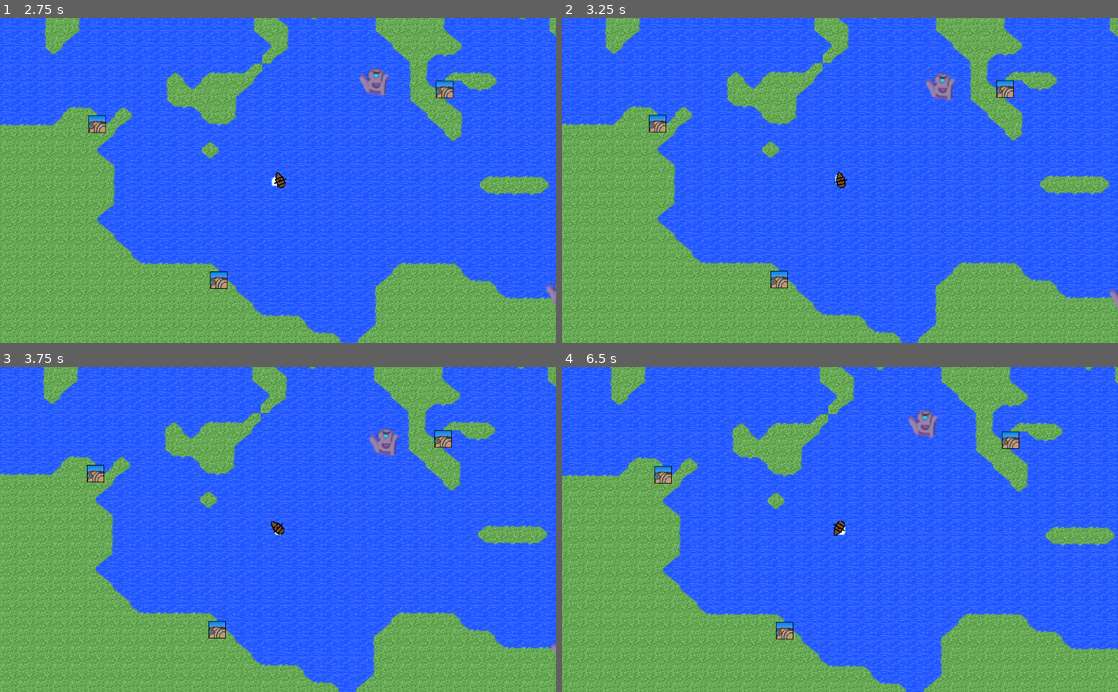
Above: before the commit, frames 1-4 (two rows, left to right).
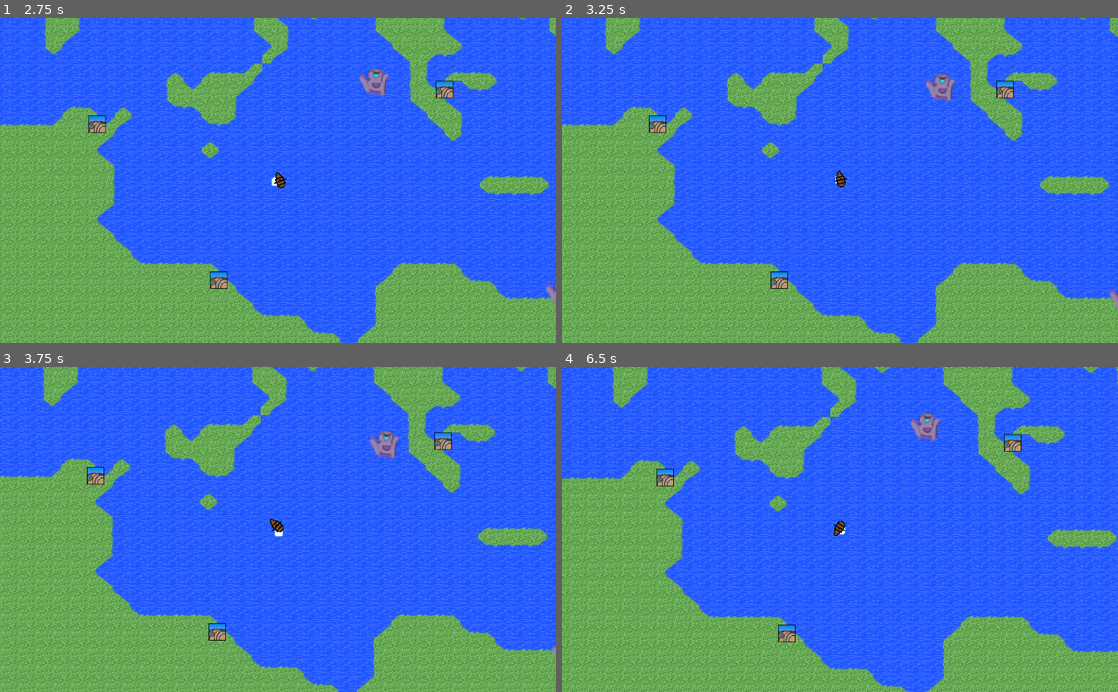
Above: after the commit, the same moments.

Repository: najarvis/SailingFromCarthage
Game: Godot game, scene res://Scenes/Sailing.tscn
Two runs of this game, one before a commit and one after it. Both use one fixed random seed, a clock stepped at 60 frames per second and the inputs below.
Inputs:
- Up to frame 1 (2.75 s): hold Right (ui_right) 0.53-1.28 s; hold Down (ui_down) 1.28-2.03 s; hold Right (ui_right) from 2.03 s (still down)
- Up to frame 2 (3.25 s): release Right (ui_right) at 2.78 s; hold Up (ui_up) from 2.78 s (still down)
- Up to frame 3 (3.75 s): release Up (ui_up) at 3.53 s; hold Left (ui_left) from 3.53 s (still down)
- Up to frame 4 (6.5 s): release Left (ui_left) at 5.03 s; hold Down (ui_down) 5.03-5.78 s; hold Right (ui_right) from 5.78 s (still down)

Frame 1 is identical in both runs. In frame 2, 8.0% of the frame differs, in the area x 0-100%, y 0-100%; in frame 3, 23%; in frame 4, 24%.

Commit message:
Continuing work on ai

Diff:
--- a/Assets/Scripts/StateMachine.gd
+++ b/Assets/Scripts/StateMachine.gd
@@ -1,6 +1,7 @@
 extends Node
 
-var states = {"Idle": IdleState.new()}
+var states = {"Idle": IdleState.new(),
+              "Sailing": SileToDestState.new()}
 var current_state_name = "Idle"
 var current_state = null
 
@@ -32,8 +33,9 @@
 	func get_name(): # Must be overridden
 		assert(false)
 
-	func enter(player):
+	func enter(player, state_data):
 		self.player = player
+		self.state_data = state_data
 
 	func do_actions(delta):
 		pass
@@ -45,3 +47,21 @@
 
 	func get_name():
 		return "Idle"
+
+class SailToDestState extends state:
+
+	func get_name():
+		return "Sailing"
+
+	func do_actions(delta):
+		var dest = self.state_data["destination"]
+		var direction = dest - self.player.position
+		var ori = atan2(direction.y, direction.x)
+		self.player.turn(clamp(ori-player.get_orientation, -3.0, 3.0), delta)
+
+	func exit():
+		var min_radius = 8.0
+		var dest = self.state_data["destination"]
+
+		if pow(dest.x - player.position.x, 2) + pow(dest.y - player.position.y, 2) < min_radius * min_radius:
+			return "Idle"
--- a/Assets/Scripts/World.gd
+++ b/Assets/Scripts/World.gd
@@ -6,9 +6,10 @@
 var selected_city
 
 func _ready():
-	pass
+	set_up_camera()
 
 func go_to_city(pos):
+	# Cities are actually generated when you first visit them.
 	var city_coord = to_coord(pos)
 	if cities.has(city_coord):
 		selected_city = cities[city_coord]
@@ -16,8 +17,12 @@
 		selected_city = city_class.new()
 		cities[city_coord] = selected_city
 
+	# Force the player to face away from a city after docking.
+	var center = get_center_pos(to_coord(pos))
+	var diff = pos - center
 	$Player.s.sailing_speed = 0.0
-	$Player.s.turn_complete(PI)
+	$Player.s.set_orientation(atan2(diff.y, diff.x))
+
 	get_tree().paused = true
 	get_node("CanvasLayer/CityTradeScreen").show()
 	$CanvasLayer/CityTradeScreen.update_text(selected_city)
@@ -27,8 +32,14 @@
 	get_node("CanvasLayer/CityTradeScreen").hide()
 
 func to_coord(pos):
+	# Converts an in-game position into a tile_map coordinate.
 	var cell_size = $TileMap.cell_size
 	return [floor(pos.x / cell_size.x), floor(pos.y / cell_size.y)]
+
+func get_center_pos(cell_coord):
+	# Converts a tile_map coordinate to the a position corresponding to the center of the tile it's associated with.
+	var size = $TileMap.cell_size
+	return Vector2((cell_coord[0] + 0.5) * size.x, (cell_coord[1] + 0.5) * size.y)
 
 func buy_resource(resource):
 	var p = selected_city.get_price(resource, "buy")
@@ -46,3 +57,15 @@
 			selected_city.adjust_price(resource, -1) # Supply up, price down
 
 	$CanvasLayer/CityTradeScreen.update_text(selected_city)
+
+func set_up_camera():
+	# Prevent the player from being able to see the edges of the screen.
+	$Player/Player/Camera2D.set_limits(get_map_limits())
+
+func get_map_limits():
+	var map_limits = $TileMap.get_used_rect()
+	var cell_size = $TileMap.cell_size
+	return [map_limits.position.x * cell_size.x,
+	        map_limits.end.x * cell_size.x,
+			map_limits.position.y * cell_size.y,
+			map_limits.end.y * cell_size.y]
--- a/Assets/Scripts/ship_class.gd
+++ b/Assets/Scripts/ship_class.gd
@@ -9,8 +9,9 @@
 	var sailing_speed
 	var target
 	var acc_fac = 0.9
+	var turn_rate
 
-	var _max_speed = 30.0
+	var _max_speed = 60.0
 	var _max_reverse_speed = -30.0
 
 	func _init(pos):
@@ -56,6 +57,7 @@
 		self.set_orientation(self.orientation + orientation_change_delta * fac)
 
 	func turn(orientation_change, delta):
+		# Use this to turn a certain number of radians per second.
 		var fac = self.sailing_speed / _max_speed
 		fac = 1.0
 		self.set_orientation(self.orientation + (orientation_change * delta * fac))
--- /dev/null
+++ b/Scenes/GameCamera.gd
@@ -0,0 +1,16 @@
+extends Camera2D
+
+# Declare member variables here. Examples:
+# var a = 2
+# var b = "text"
+
+# Called when the node enters the scene tree for the first time.
+func _ready():
+	pass
+
+func set_limits(rect):
+	# rect is in the form [leftmost_x, rightmost_x, smallest_y, largest_y]
+	limit_left = rect[0]
+	limit_right = rect[1]
+	limit_top = rect[2]
+	limit_bottom = rect[3]
--- a/Scenes/Sailing.tscn
+++ b/Scenes/Sailing.tscn
@@ -7,18 +7,19 @@
 [ext_resource path="res://Assets/Scripts/sailing_input.gd" type="Script" id=5]
 [ext_resource path="res://Assets/Shaders/color_key.shader" type="Shader" id=6]
 [ext_resource path="res://Assets/Ships/ShipTest1.png" type="Texture" id=7]
-[ext_resource path="res://Assets/Sfx/WaveNoise.wav" type="AudioStream" id=8]
-[ext_resource path="res://Assets/Scripts/CityTradeScreen.gd" type="Script" id=9]
-[ext_resource path="res://Assets/UI/Close.png" type="Texture" id=10]
-[ext_resource path="res://Assets/UI/Coin.png" type="Texture" id=11]
-[ext_resource path="res://Assets/UI/Food.png" type="Texture" id=12]
-[ext_resource path="res://Assets/UI/Wood.png" type="Texture" id=13]
-[ext_resource path="res://Assets/UI/Metal.png" type="Texture" id=14]
-[ext_resource path="res://Assets/UI/TOOLS.png" type="Texture" id=15]
-[ext_resource path="res://Assets/UI/Salt.png" type="Texture" id=16]
-[ext_resource path="res://Assets/Sfx/Success.wav" type="AudioStream" id=17]
-[ext_resource path="res://Assets/Entities/BaseMonster.tscn" type="PackedScene" id=18]
-[ext_resource path="res://Assets/Music/SailingTheme.ogg" type="AudioStream" id=19]
+[ext_resource path="res://Scenes/GameCamera.gd" type="Script" id=8]
+[ext_resource path="res://Assets/Sfx/WaveNoise.wav" type="AudioStream" id=9]
+[ext_resource path="res://Assets/Scripts/CityTradeScreen.gd" type="Script" id=10]
+[ext_resource path="res://Assets/UI/Close.png" type="Texture" id=11]
+[ext_resource path="res://Assets/UI/Coin.png" type="Texture" id=12]
+[ext_resource path="res://Assets/UI/Food.png" type="Texture" id=13]
+[ext_resource path="res://Assets/UI/Wood.png" type="Texture" id=14]
+[ext_resource path="res://Assets/UI/Metal.png" type="Texture" id=15]
+[ext_resource path="res://Assets/UI/TOOLS.png" type="Texture" id=16]
+[ext_resource path="res://Assets/UI/Salt.png" type="Texture" id=17]
+[ext_resource path="res://Assets/Sfx/Success.wav" type="AudioStream" id=18]
+[ext_resource path="res://Assets/Entities/BaseMonster.tscn" type="PackedScene" id=19]
+[ext_resource path="res://Assets/Music/SailingTheme.ogg" type="AudioStream" id=20]
 
 [sub_resource type="CircleShape2D" id=1]
 
@@ -178,10 +179,10 @@
 rotating = false
 current = true
 zoom = Vector2( 1, 1 )
-limit_left = -10000000
-limit_top = -10000000
-limit_right = 10000000
-limit_bottom = 10000000
+limit_left = -50
+limit_top = 50
+limit_right = 50
+limit_bottom = -50
 limit_smoothed = false
 drag_margin_h_enabled = true
 drag_margin_v_enabled = true
@@ -196,7 +197,8 @@
 editor_draw_screen = true
 editor_draw_limits = false
 editor_draw_drag_margin = false
-_sections_unfolded = [ "Drag Margin", "Smoothing", "Transform" ]
+script = ExtResource( 8 )
+_sections_unfolded = [ "Drag Margin", "Limit", "Transform" ]
 
 [node name="Particles2D" type="Particles2D" parent="Player/Player"]
 show_behind_parent = true
@@ -1093,21 +1095,21 @@
 mix_target = 0
 bus = "Master"
 
-[node name="Monster" parent="." instance=ExtResource( 18 )]
+[node name="Monster" parent="." instance=ExtResource( 19 )]
 position = Vector2( 330.461, 660.063 )
 motion/sync_to_physics = false
 
-[node name="Monster2" parent="." instance=ExtResource( 18 )]
+[node name="Monster2" parent="." instance=ExtResource( 19 )]
 position = Vector2( 999.52, 790.391 )
 motion/sync_to_physics = false
 
-[node name="Monster3" parent="." instance=ExtResource( 18 )]
+[node name="Monster3" parent="." instance=ExtResource( 19 )]
 position = Vector2( 1419.64, 1112.71 )
 motion/sync_to_physics = false
 
 [node name="AudioStreamPlayer" type="AudioStreamPlayer" parent="."]
-stream = ExtResource( 19 )
-volume_db = 0.0
+stream = ExtResource( 20 )
+volume_db = 2.55
 pitch_scale = 1.0
 autoplay = true
 stream_paused = false
Renamed: State.gd -> Assets/Scripts/State.gd
Not shown: 15 places in Scenes/Sailing.tscn that only renumber resources
